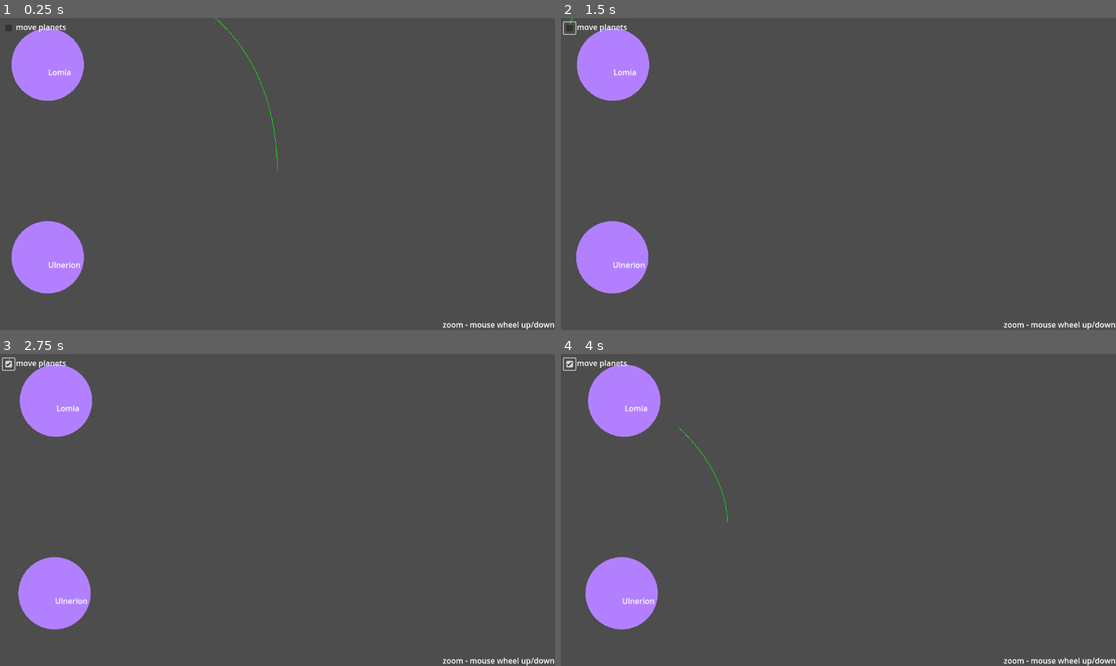
Above: before the commit, frames 1-4 (two rows, left to right).
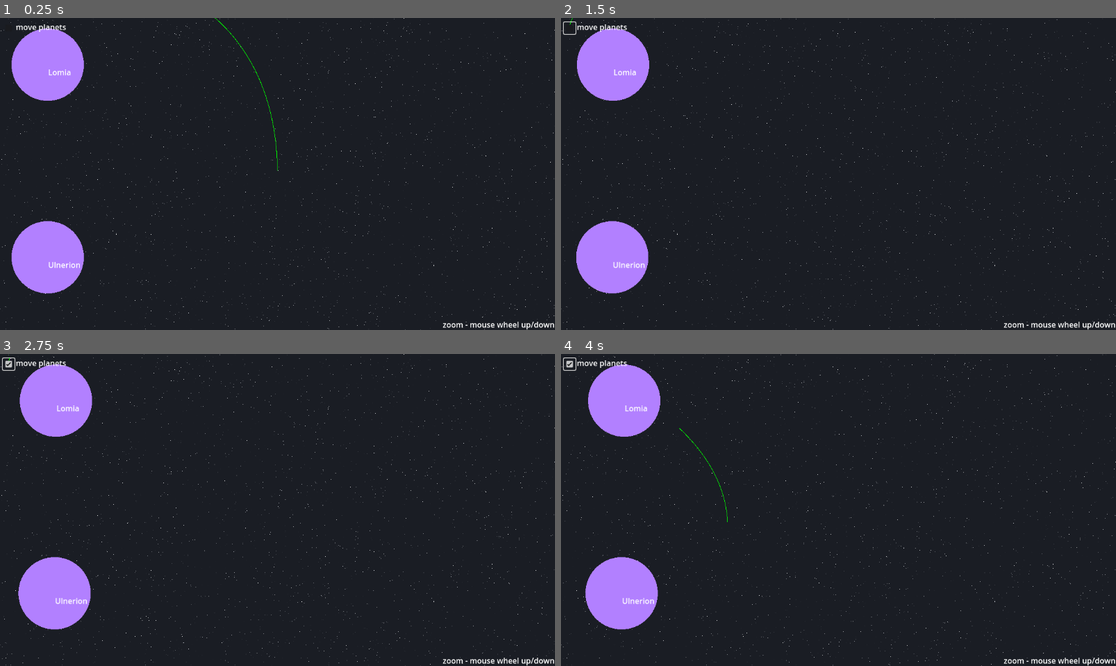
Above: after the commit, the same moments.

Repository: shaninalex/lineattractor
Game: Godot game, scene res://root.tscn
Two runs of this game, one before a commit and one after it. Both use one fixed random seed, a clock stepped at 60 frames per second and the inputs below.
Inputs (mouse positions are in pixels of both pictures, inside the frame that each line leads up to):
- Up to frame 1 (0.25 s): no input
- Up to frame 2 (1.5 s): click (572, 27) at 0.5 s; click (572, 27) at 1.25 s
- Up to frame 3 (2.75 s): click (11, 363) at 2 s
- Up to frame 4 (4 s): move the mouse to (960, 494) at 2.77 s; click (960, 494) at 2.92 s; move the mouse to (727, 525) at 3.52 s; click (727, 525) at 3.67 s

The runs differ from the first frame. In frame 1, 95% of the frame differs, in the area x 0-100%, y 0-100%; in frame 2, 95%; in frame 3, 95%; in frame 4, 95%.

Commit message:
feat(env): background

Diff:
--- /dev/null
+++ b/core/scripts/background.gd
@@ -0,0 +1,4 @@
+extends ColorRect
+
+func _ready() -> void:
+	pass
--- /dev/null
+++ b/materials/map.gdshader
@@ -0,0 +1,67 @@
+shader_type canvas_item;
+
+group_uniforms MainStars;
+//Main star adjustments: Color, movement direction, shine, brightnessStar, periodicity, size, and quantity.
+uniform sampler2D gradientA;
+uniform float horizontalMovement: hint_range(-2.0, 2.0, 0.1) = 0.1;
+uniform float verticalMovement: hint_range(-2.0, 2.0, 0.1) = 0.1;
+uniform float frequencyStar: hint_range(0.0, 1.0, 0.01) = 0.1;
+uniform float sizeStar: hint_range(10.0, 200.0, 10.0) = 100.0;
+uniform float brightnessStar: hint_range(1.0, 5.0, 1.0) = 3.0;
+uniform float shineFrequencyStar: hint_range(1.0, 20.0, 1.0) = 8.0;
+uniform float transparencyStar: hint_range(0.0, 1.0, 0.01) = 0.0;
+uniform int starIterations: hint_range(1, 10, 1) = 3;
+group_uniforms BackgroundStars;
+//Background star adjustments
+uniform sampler2D gradientB;
+uniform float frequencyBgStar: hint_range(0.950, 1.0, 0.001) = 0.996;
+uniform float shineFrequencyBgStar: hint_range(0.0, 5.0, 1.0) = 1.0;
+uniform float transparencyBgStar: hint_range(0.0, 1.0, 0.01) = 0.0;
+group_uniforms Background;
+//Background color and transparency
+uniform vec4 colorBackground: source_color = vec4(0.05, 0.04, 0.20, 1.0);
+uniform float transparencyBackground: hint_range(0.0, 1.0, 0.01) = 0.0;
+group_uniforms Noise;
+//Seeding for different noise generation, mainly to eliminate background star patterns
+uniform float seed: hint_range(0.0, 100.0, 1.0) = 0.0;
+
+float rand(vec2 st) {
+	return fract(sin(dot(st.xy, vec2(seed+12.9898,78.233))) * 43758.5453123);
+	}
+
+float remap(float prob, float starValue) {
+	return (starValue - prob)/(1.0-prob);
+	}
+
+void fragment() {
+	float prob = 1.0 - frequencyStar;
+	float travelx = TIME*horizontalMovement;
+	float travely = TIME*verticalMovement;
+	float color = 0.0;
+	COLOR = vec4(colorBackground.rgb, 1.0 - transparencyBackground);
+
+	for(int i = 1; i < 1 + starIterations; i++) {
+		float size = sizeStar/float(i);
+		vec2 pos = vec2(floor((1.0 / size * FRAGCOORD.x)+travelx), floor((1.0 / size * FRAGCOORD.y)+travely));
+		float starValue = rand(pos);
+
+		if (starValue > prob)
+		{
+			vec2 center = size * pos + vec2(size, size) * 0.5;
+			float t = 0.9 + 0.2 * sin(TIME * shineFrequencyStar + (starValue - prob) / (1.0 - prob) * 45.0);
+			vec2 modifiedCoords = vec2(FRAGCOORD.x + travelx*size, FRAGCOORD.y + travely*size);
+			color = 1.0 - distance(modifiedCoords, center) / (0.5 * size);
+			color = t*t*brightnessStar/float(i) / (clamp(distance(modifiedCoords.y, center.y), 0.5, size/2.0-1.0)) / (clamp(distance(modifiedCoords.x, center.x), 0.5, size/2.0-1.0));
+			vec4 colormapA = texture(gradientA, vec2(remap(prob, starValue)));
+			COLOR += colormapA * color * (1.0 - transparencyStar);
+		}
+	}
+
+	if (rand(SCREEN_UV.xy / 20.0) > frequencyBgStar)
+		{
+			float r = rand(SCREEN_UV.xy);
+			color = r * (0.85 * sin(TIME * shineFrequencyBgStar * (r * 5.0) + 720.0 * r) + 0.95);
+			vec4 colormapB = texture(gradientB, vec2(r));
+			COLOR += color * colormapB * (1.0 - transparencyBgStar);
+		}
+	}
--- a/root.tscn
+++ b/root.tscn
@@ -1,12 +1,61 @@
-[gd_scene load_steps=5 format=3 uid="uid://pj8oxgiqjgf5"]
+[gd_scene load_steps=9 format=3 uid="uid://pj8oxgiqjgf5"]
 
 [ext_resource type="Script" uid="uid://g6nolwbumvsk" path="res://core/scripts/camera.gd" id="1_jnlp7"]
 [ext_resource type="Script" uid="uid://llk0kpg76n6a" path="res://core/scripts/map.gd" id="1_l8v81"]
+[ext_resource type="Shader" uid="uid://5iarf44i4eyc" path="res://materials/map.gdshader" id="1_vyht1"]
 [ext_resource type="Script" uid="uid://bh4wmhgd1qvw3" path="res://core/scripts/path.gd" id="2_pyidc"]
-[ext_resource type="Script" uid="uid://n3h8mc6l6pp1" path="res://core/scripts/controller.gd" id="5_jnlp7"]
+[ext_resource type="Script" uid="uid://bmtny2vnuopdn" path="res://core/scripts/background.gd" id="3_l8v81"]
+[ext_resource type="Script" uid="uid://n3h8mc6l6pp1" path="res://core/scripts/ui.gd" id="5_jnlp7"]
+
+[sub_resource type="ShaderMaterial" id="ShaderMaterial_bf3um"]
+shader = ExtResource("1_vyht1")
+shader_parameter/horizontalMovement = 0.1
+shader_parameter/verticalMovement = 0.1
+shader_parameter/frequencyStar = 0.1
+shader_parameter/sizeStar = 100.0
+shader_parameter/brightnessStar = 3.0
+shader_parameter/shineFrequencyStar = 8.0
+shader_parameter/transparencyStar = 0.0
+shader_parameter/starIterations = 3
+shader_parameter/frequencyBgStar = 0.996
+shader_parameter/shineFrequencyBgStar = 1.0
+shader_parameter/transparencyBgStar = 0.0
+shader_parameter/colorBackground = Color(0.05, 0.04, 0.2, 1)
+shader_parameter/transparencyBackground = 0.0
+shader_parameter/seed = 0.0
+
+[sub_resource type="ShaderMaterial" id="ShaderMaterial_jnlp7"]
+shader = ExtResource("1_vyht1")
+shader_parameter/horizontalMovement = 2.98024e-08
+shader_parameter/verticalMovement = 2.98024e-08
+shader_parameter/frequencyStar = 0.0
+shader_parameter/sizeStar = 10.0
+shader_parameter/brightnessStar = 1.0
+shader_parameter/shineFrequencyStar = 1.0
+shader_parameter/transparencyStar = 0.0
+shader_parameter/starIterations = 1
+shader_parameter/frequencyBgStar = 0.996
+shader_parameter/shineFrequencyBgStar = 1.0
+shader_parameter/transparencyBgStar = 0.0
+shader_parameter/colorBackground = Color(0.100804, 0.114135, 0.140575, 1)
+shader_parameter/transparencyBackground = 0.0
+shader_parameter/seed = 0.0
 
 [node name="MapRoot" type="Node2D"]
+material = SubResource("ShaderMaterial_bf3um")
 script = ExtResource("1_l8v81")
+
+[node name="Environment" type="CanvasLayer" parent="."]
+layer = -128
+
+[node name="Background" type="ColorRect" parent="Environment"]
+material = SubResource("ShaderMaterial_jnlp7")
+anchors_preset = 15
+anchor_right = 1.0
+anchor_bottom = 1.0
+grow_horizontal = 2
+grow_vertical = 2
+script = ExtResource("3_l8v81")
 
 [node name="UI" type="CanvasLayer" parent="."]
 script = ExtResource("5_jnlp7")
Not shown, added: core/scripts/background.gd.uid
Renamed: core/scripts/controller.gd -> core/scripts/ui.gd
Renamed: core/scripts/controller.gd.uid -> core/scripts/ui.gd.uid
Not shown, added: materials/map.gdshader.uid
Binary file added: resources/sky.jpg
Not shown, added: resources/sky.jpg.import
Not shown, added: resources/sky.avif
